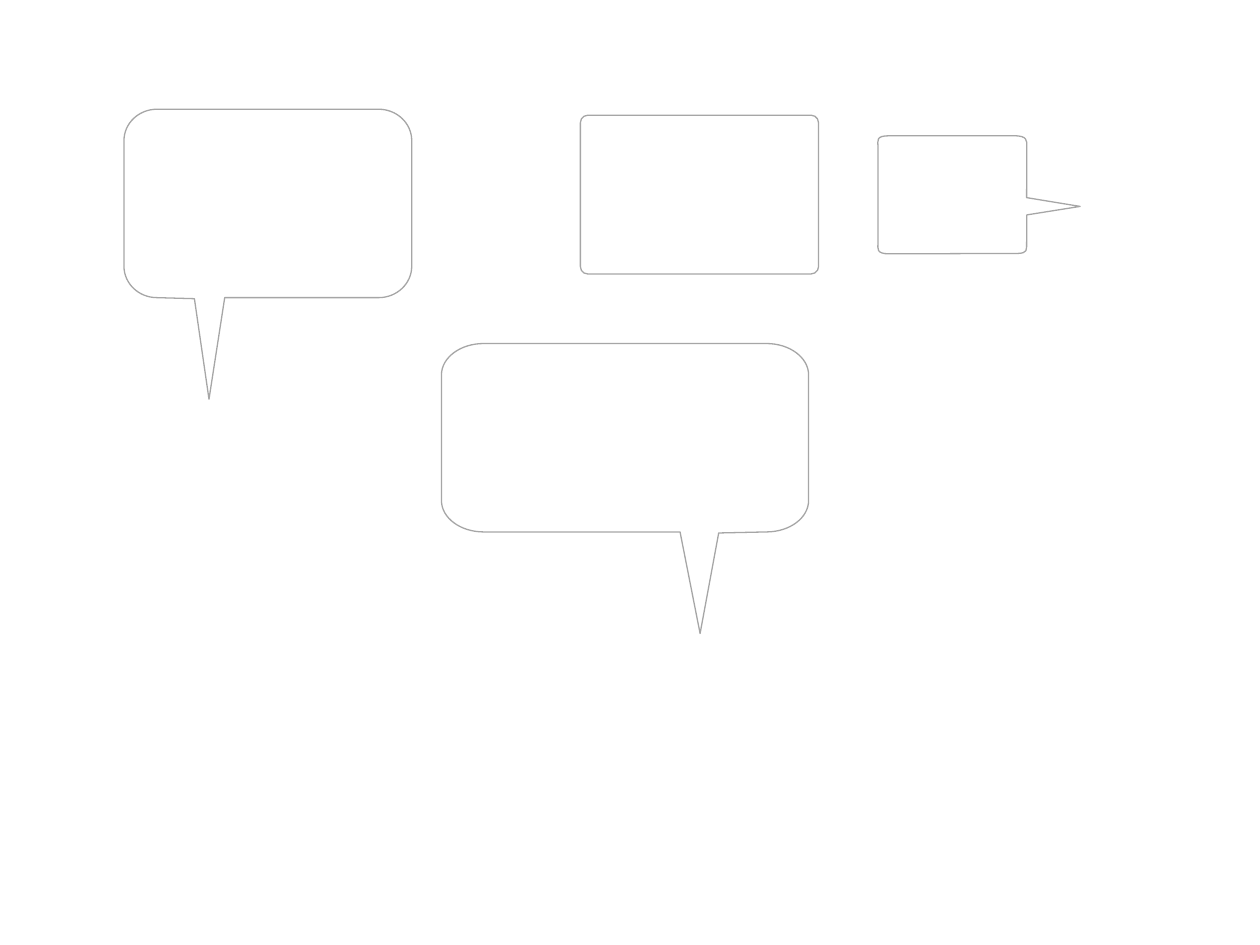
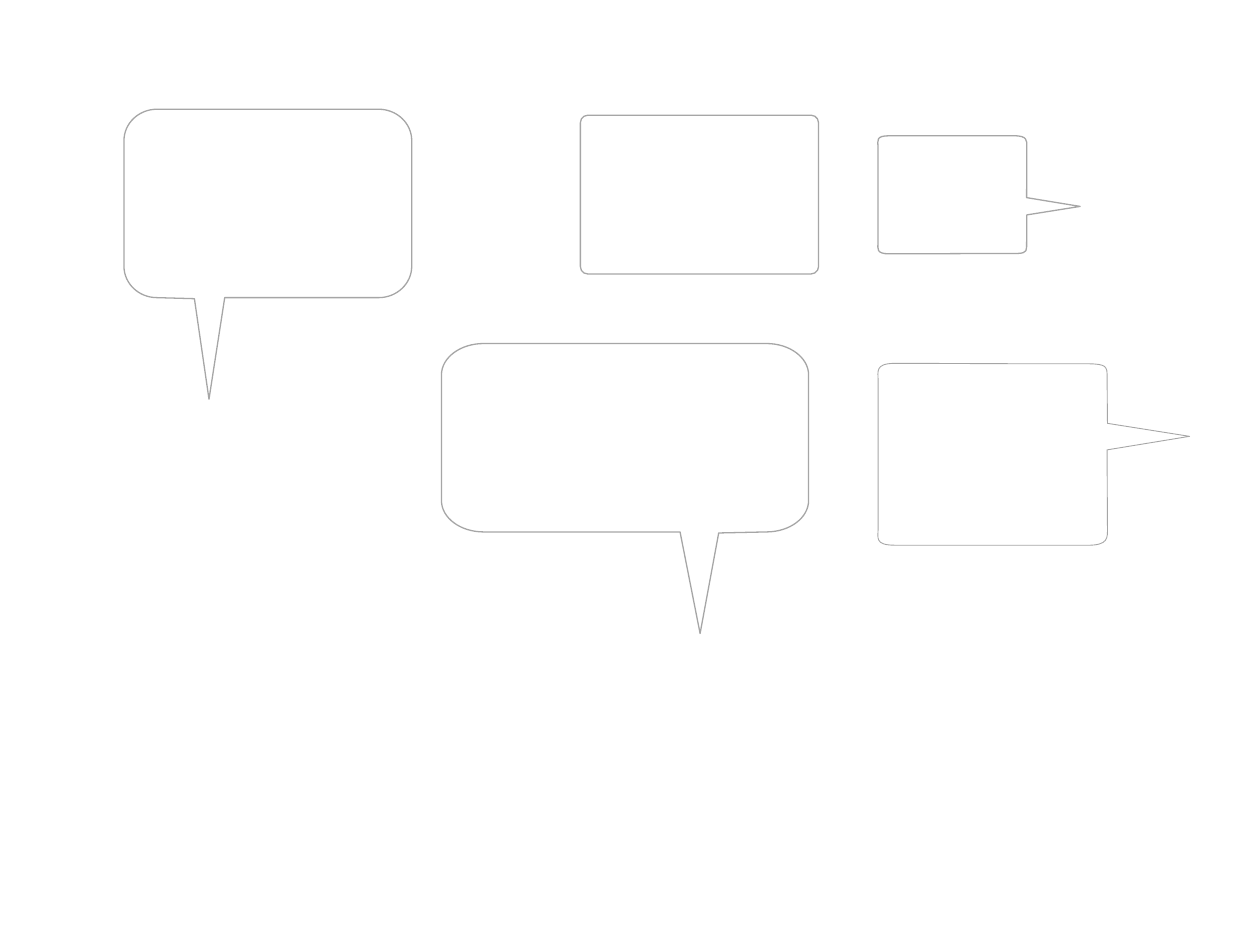
Before and after one commit to RalfNieuwenhuizen/design4health, a slide deck: slide 1 of Spacefarm/assets/www/farming/images/textbox/textboxes powerpoint.pptx. Drawn at 1260x945 pixels with LibreOffice and Linux fonts; fonts in the diff are those of the drawing. Boxes give left, top, right and bottom in pixels: in the first picture for what was removed or moved away, otherwise in the second. Text is boxed around its words. In the diff, an @@ line names an element or a change of style, - is before the commit and + after.

```diff
--- a/Spacefarm/assets/www/farming/images/textbox/textboxes powerpoint.pptx
+++ b/Spacefarm/assets/www/farming/images/textbox/textboxes powerpoint.pptx
@@ freeform shape added at <box>878,364,1189,545</box>, fill #FFFFFF, outline #A6A6A6 0.5 pt @@
```
Also in this commit, not shown: 6 other files.
